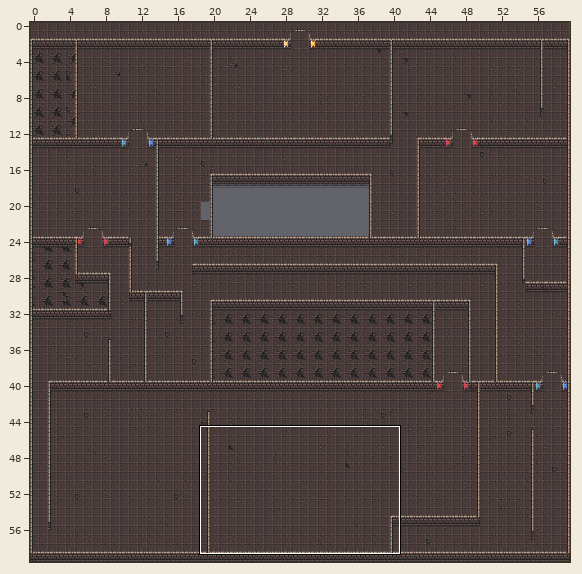
Two states of a Tiled map, src/main/resources/assets/levels/tmx/level3.tmx. Above: a wide view before the commit, with the close-up outlined.
Close-up. Old version:
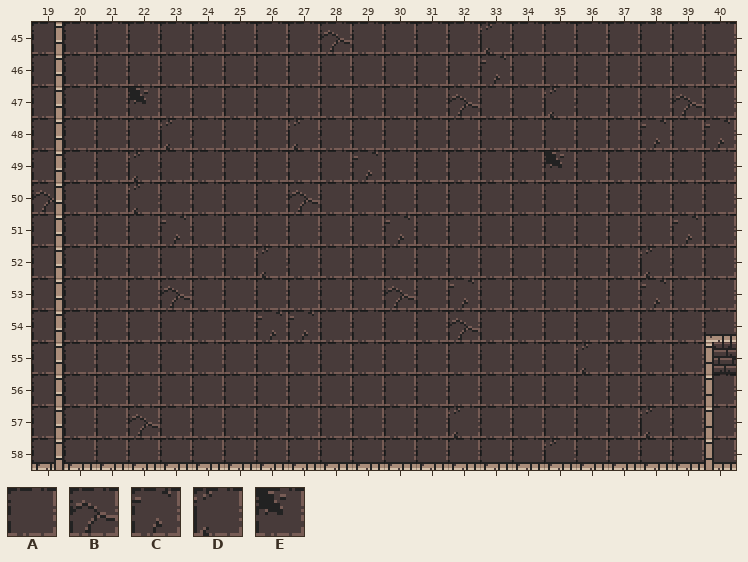
Cells are 16x16 px. Shown: x 19..40, y 45..58. The commit also changed other parts of the map, which this record leaves out.
Key: from "tiles_spritesheet": A 129, B 130, C 131, D 162, E 194.
_ is an empty cell, # one hidden under a higher layer.
Layers that did not change in this view are not listed.
Layer "floor" before, first column x 19:
45 AAAAAAAAABAAAADAAAAAAA
46 AAAAAAAAAAAAAACAAAAAAA
47 AAAEAAAAAAAAABAADAAABA
48 AAAADAAADAAAAAAAAAACAC
49 AAADAAAAAACAAAAAEAAAAA
50 BAADAAAABAAAAAAAAAAAAA
51 AAAACAAAAAACAAAAAAAACA
52 AAAAAAADAAAAAAAAAAADAA
53 AAAABAAAAAABACAAAAACAA
54 AAAAAAACCAAAABAAAAAAAA
55 AAAAAAAAAAAAAAAAADAAA#
56 AAAAAAAAAAAAAAAAAAAAAA
57 AAABAAAAAAAAADAAAAADAA
58 AAAAAAAAAAAAAAAADAAAAA
New version:
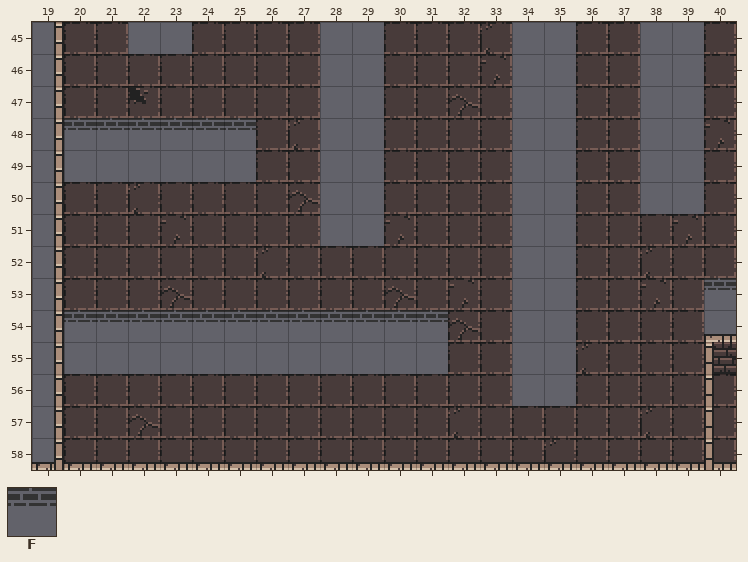
Further tiles: from "tiles_spritesheet": F 262.
From old to new:
Changed rows in their new state; . is an unchanged cell.
Layer "floor":
first column x 19:
45 _..__....__....__..__.
46 _........__....__..__.
47 _........__....__..__.
48 _FFFFFF..__....__..__.
49 _______..__....__..__.
50 _........__....__..__.
51 _........__....__.....
52 _..............__.....
53 _..............__....F
54 _FFFFFFFFFFFF..__...._
55 _____________..__.....
56 _..............__.....
57 _.....................
58 _.....................
